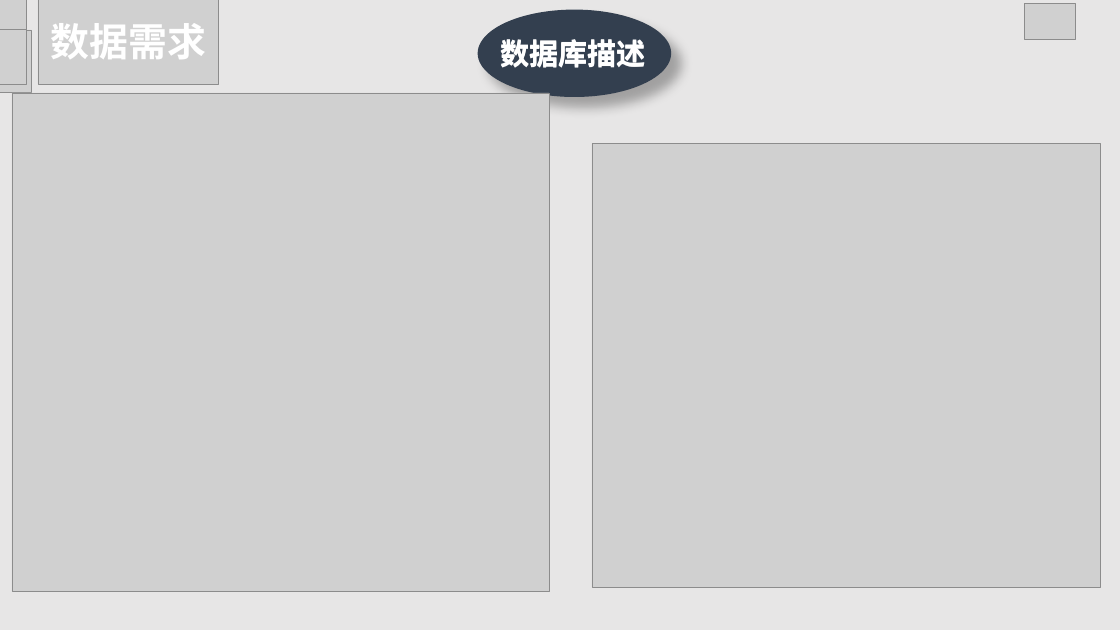
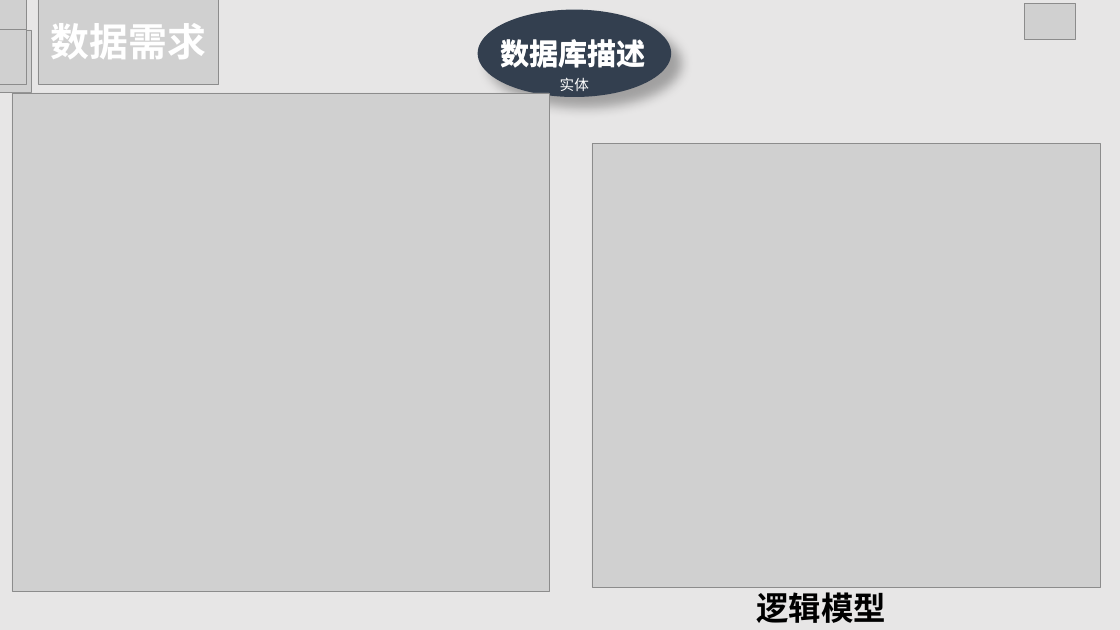
Before and after one commit to HJHGJGHHG/Sentiment-Analysis-System, a slide deck: slide 26 of PPT.pptx. Drawn at 1120x630 pixels with LibreOffice and Linux fonts; fonts in the diff are those of the drawing; grey boxes stand for pictures. Boxes give left, top, right and bottom in pixels: in the first picture for what was removed or moved away, otherwise in the second. Text is boxed around its words. In the diff, an @@ line names an element or a change of style, - is before the commit and + after.

```diff
--- a/PPT.pptx
+++ b/PPT.pptx
@@ text added at (560,77,589,91), 18 pt, text #FFFFFF @@
+实体
@@ text added at (756,587,886,623), 40 pt, text #000000, bold @@
+逻辑模型
```
Also in this commit, not shown: 12 other slides changed, 1 slide removed.
